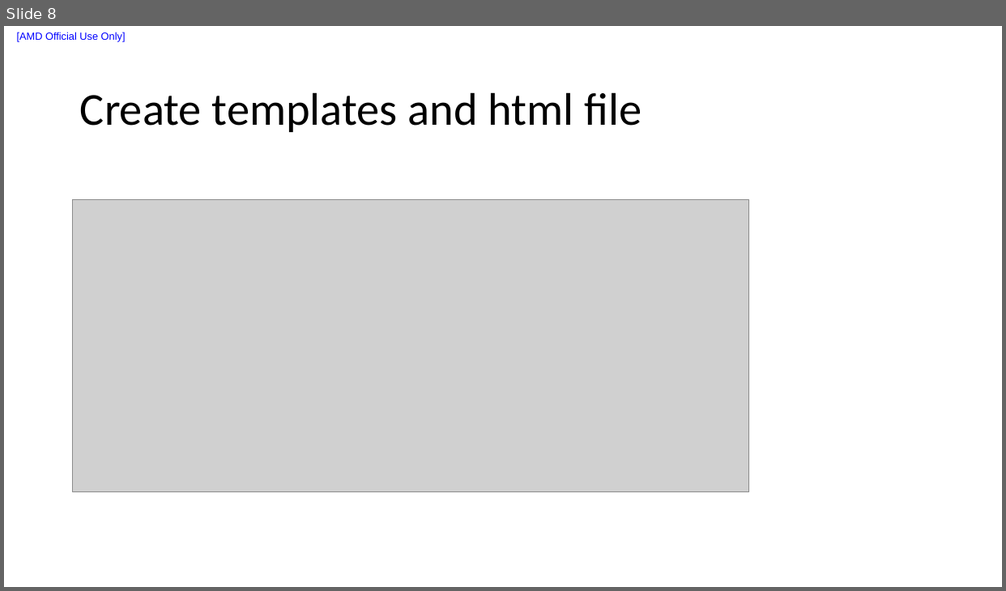
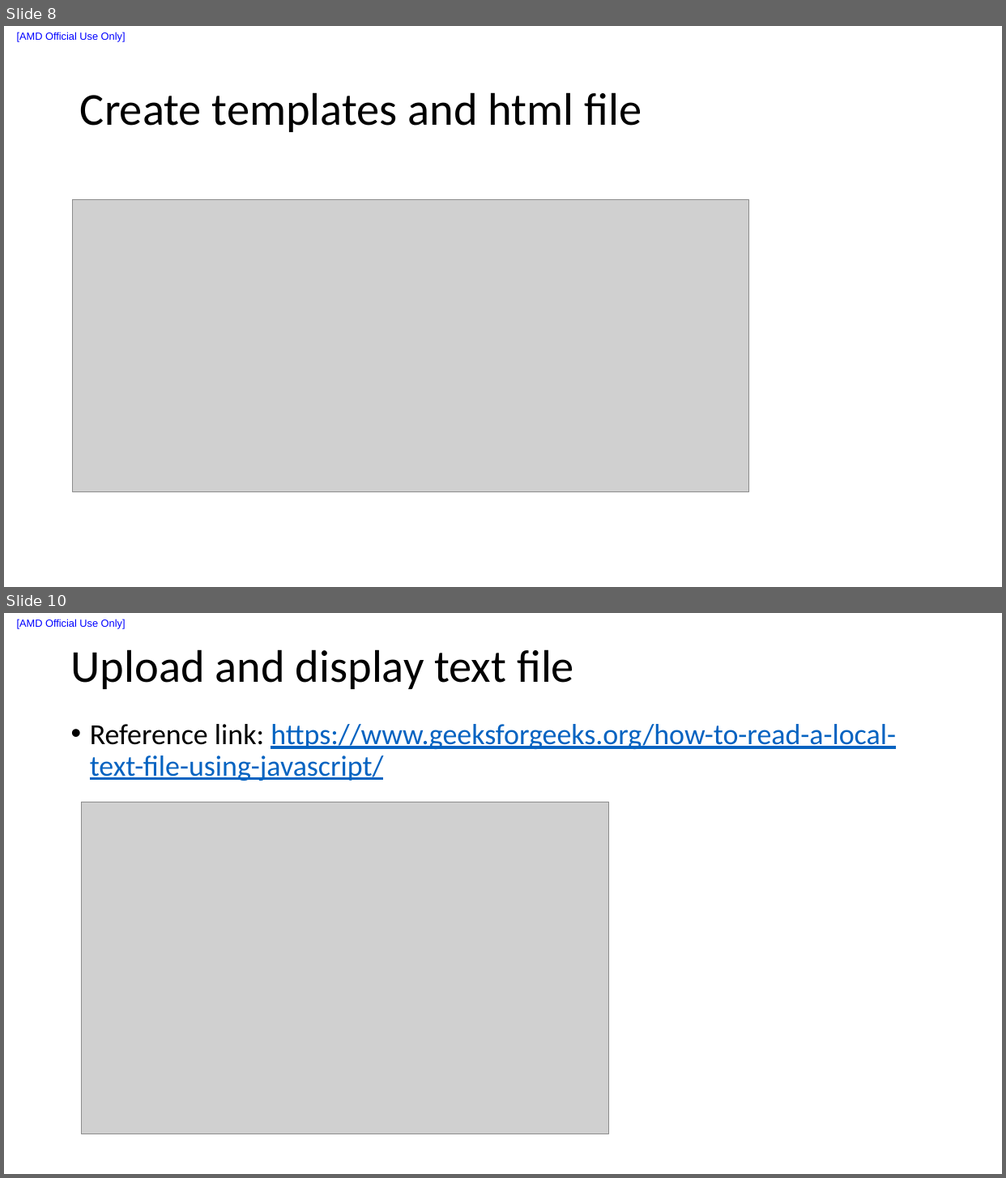
Before and after one commit to liuxu-github-ui/Django, a slide deck: Create new app.pptx. Shown one above the other, each under a label of ours: slide 8 before the commit, slides 8 and 10 after it; the slides between them are not shown. The pictures are 1006x591 and 1006x1178 pixels, drawn with LibreOffice and Linux fonts; fonts in the diff are those of the drawing; grey boxes stand for pictures. Boxes give left, top, right and bottom in pixels: in the first picture for what was removed or moved away, otherwise in the second. Text is boxed around its words. In the diff, an @@ line names an element or a change of style, - is before the commit and + after.

```diff
--- a/Create new app.pptx
+++ b/Create new app.pptx
@@ slide 10 added at [4,613,1002,1174], background #FFFFFF; not listed: 1 template element that a slide beside it also shows @@
@@ title added at [71,649,574,689], 44 pt, text #000000 @@
+Upload and display text file
@@ text added at [90,724,896,781], 28 pt, text #0563C1, underline @@
+• Reference link: https://www.geeksforgeeks.org/how-to-read-a-local-text-file-using-javascript/
@@ picture added at [82,802,610,1134] @@
```
Also in this commit, not shown: 1 slide changed, 9 other slides added, 8 other files.
